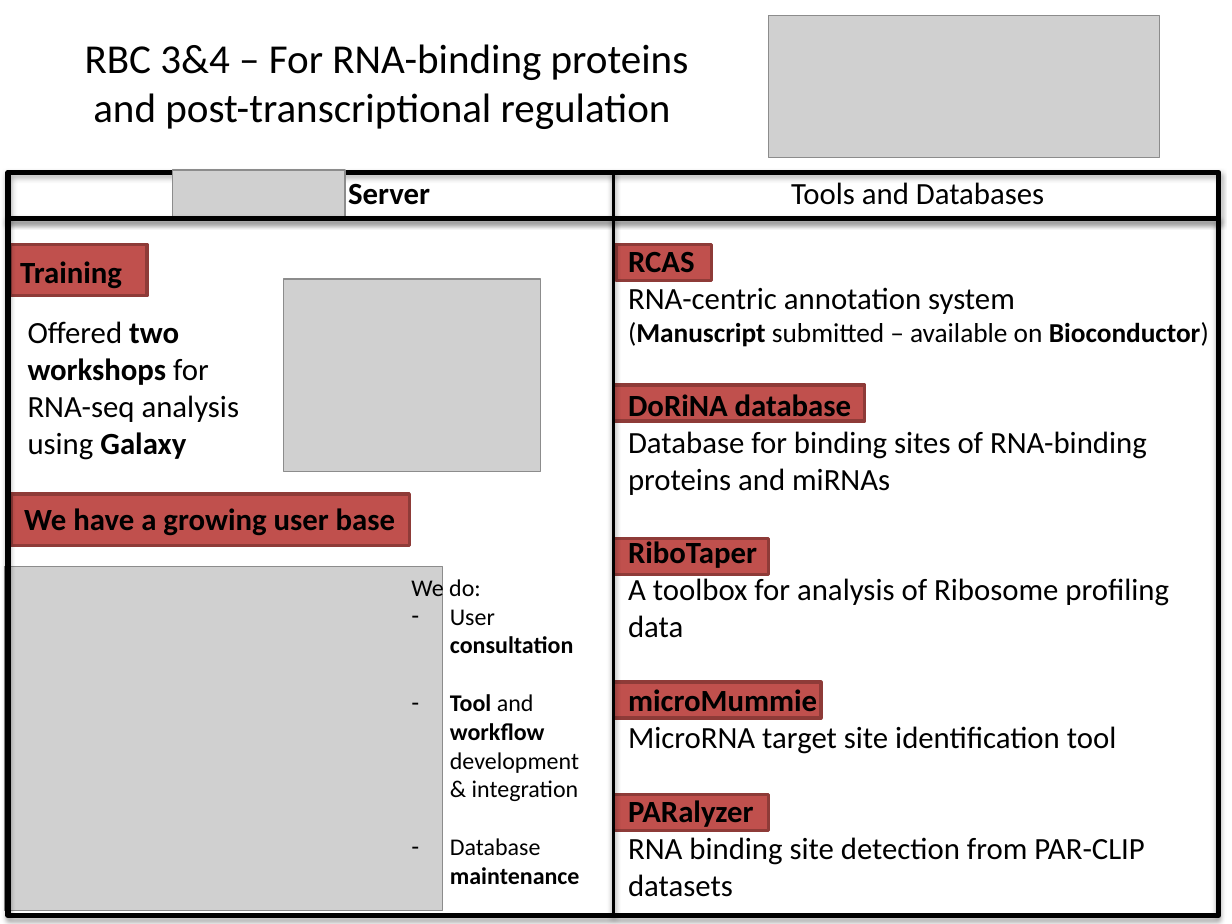
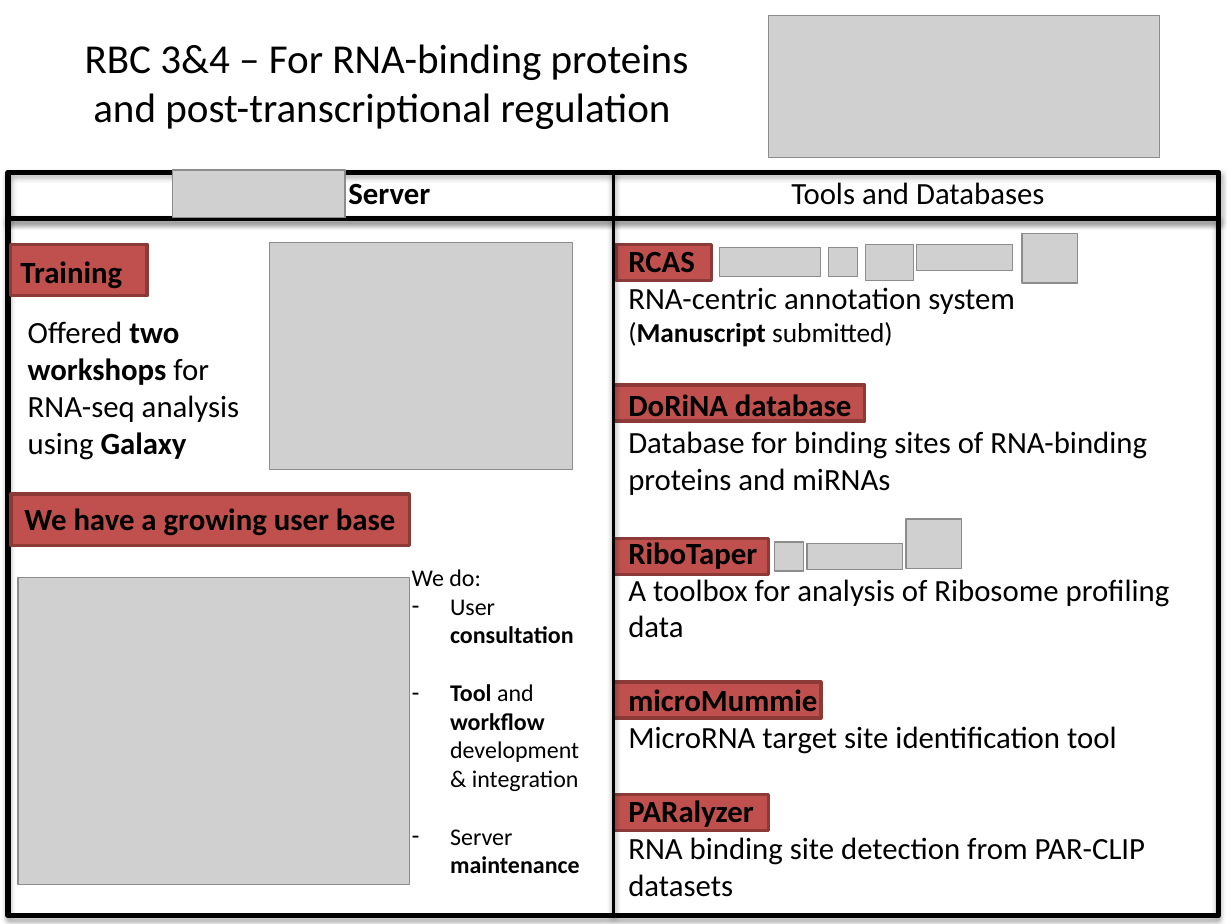
Before and after one commit to bgruening/rbc_docs, a slide deck: slide 1 of rbc_bimsb/sab-berlin-2016/slide_for_Rolfs_talk.pptx. Drawn at 1232x924 pixels with LibreOffice and Linux fonts; fonts in the diff are those of the drawing; grey boxes stand for pictures. Boxes give left, top, right and bottom in pixels: in the first picture for what was removed or moved away, otherwise in the second. Text is boxed around its words. In the diff, an @@ line names an element or a change of style, - is before the commit and + after.

Commit message:
slide_for_Rolfs_talk.pptx: update add the logos of deployments, new pic for the course, and minor adjustments

```diff
--- a/rbc_bimsb/sab-berlin-2016/slide_for_Rolfs_talk.pptx
+++ b/rbc_bimsb/sab-berlin-2016/slide_for_Rolfs_talk.pptx
@@ text "Galaxy Server" rewrapped from [348,183,430,205] to [101,432,512,845] @@
@@ picture added at [1021,233,1077,282] @@
@@ rectangle at [10,244,147,296]: outline #8E3B39 2 pt to #8C3A38 2 pt @@
@@ picture: place and size @@
-picture at [283,278,540,471]
+picture at [270,243,573,469]
@@ picture added at [719,248,821,277] @@
@@ picture added at [828,248,857,277] @@
@@ picture added at [865,244,913,280] @@
@@ picture added at [917,244,1013,270] @@
@@ text at [628,322,893,347]: text changed @@
-(Manuscript submitted – available on Bioconductor)
+(Manuscript submitted)
@@ rectangle at [11,494,409,546]: outline #8E3B39 2 pt to #8C3A38 2 pt @@
@@ picture added at [906,519,961,568] @@
@@ text "We do:": place and size @@
-text "We do:" at [411,576,580,884]
+text "We do:" at [412,569,580,873]
@@ picture added at [775,542,804,572] @@
@@ picture added at [807,543,903,569] @@
@@ picture: place and size @@
-picture at [5,567,444,910]
+picture at [18,577,410,883]
@@ text at [450,856,580,873]: text changed @@
-– Database maintenance
+– Server maintenance
```
